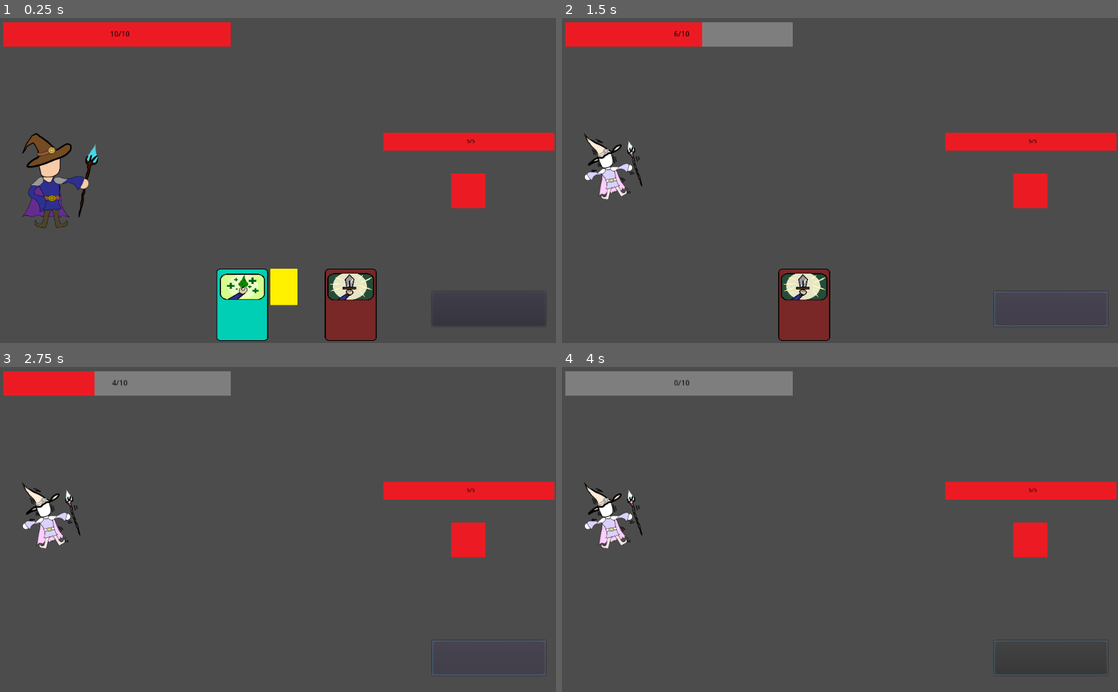
Above: before the commit, frames 1-4 (two rows, left to right).
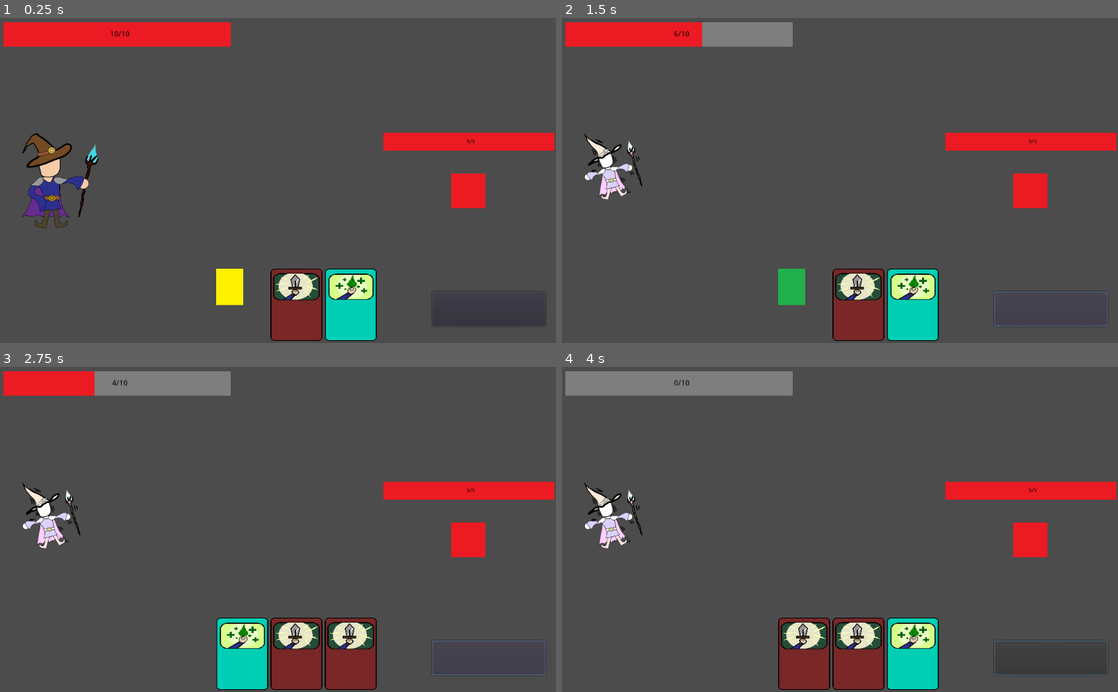
Above: after the commit, the same moments.

Repository: gologo-path/GameProject
Game: Godot game, scene res://scenes/Main.tscn
Same seed, same stepped clock (60 frames per second), same inputs: the game is played once before the commit and once after it. The engine's default icon, where the game draws it, is replaced by a stand-in: a white triangle on a blue panel in a dark square.
Inputs (mouse positions are in pixels of both pictures, inside the frame that each line leads up to):
- Up to frame 1 (0.25 s): no input
- Up to frame 2 (1.5 s): click (1051, 310) at 0.5 s; click (1051, 310) at 1.25 s
- Up to frame 3 (2.75 s): click (489, 659) at 2 s
- Up to frame 4 (4 s): tap Enter at 2.75 s; move the mouse to (962, 513) at 2.77 s; click (962, 513) at 2.92 s; tap Space at 3.5 s; move the mouse to (728, 545) at 3.52 s; click (728, 545) at 3.67 s

The runs differ from the first frame. In frame 1, 6.1% of the frame differs, in the area x 38-68%, y 77-100%; in frame 2, 6.2%; in frame 3, 6.2%; in frame 4, 6.2%.
Error before the commit: Invalid call. Nonexistent function 'get_texture_path' in base 'Nil'. (res://scripts/Card.gd:18)

Commit message:
Added discard deck, some bugs fix

Diff:
--- a/scripts/Card.gd
+++ b/scripts/Card.gd
@@ -16,3 +16,6 @@
 	self.card = card
 	scale = Vector2(0.31,0.25)
 	self.texture = load(card.get_texture_path())
+
+func get_card():
+	return card
--- a/scripts/Cards.gd
+++ b/scripts/Cards.gd
@@ -17,8 +17,11 @@
 	new_card.get_child(0).set_card(card)
 
 func clear_hand():
+	var arr = []
 	for child in get_children():
+		arr.append(child.get_child(0).get_card())
 		remove_child(child)
+	return arr
 
 func _ready():
 	pass
--- a/scripts/Deck.gd
+++ b/scripts/Deck.gd
@@ -3,13 +3,21 @@
 
 	func _init(deck):
 		self.deck = deck.duplicate(true)
+		randomize()
+		self.deck.shuffle()
 
 	func get_card():
-		randomize()
-		self.deck.shuffle()
 		if(deck.size() == 0):
 			return null
 		return deck.pop_back()
 
 	func put_card(card):
 		self.deck.append(card)
+
+	func size():
+		return deck.size()
+
+	func extend(arr):
+		deck.append_array(arr)
+		randomize()
+		self.deck.shuffle()
--- a/scripts/Main.gd
+++ b/scripts/Main.gd
@@ -18,6 +18,7 @@
 ]
 var player = preload("res://scripts/PlayerClass.gd").PlayerClass.new(10,10,cards_collection)
 var deck = preload("res://scripts/Deck.gd").DeckClass.new(cards_collection)
+var discard_deck = []
 
 func get_max_helth():
 	return player.get_max_helth()
@@ -52,6 +53,7 @@
 		$Sprite.texture = load("res://assets/animations/Player/Attack.png")
 		$Timer.start()
 		get_node("Cards").destroy_card(card.get_child_index())
+		discard_deck.append(card)
 		card = null
 		used = false
 
@@ -77,6 +79,7 @@
 
 		if used:
 			get_node("Cards").destroy_card(card.get_child_index())
+			discard_deck.append(card)
 			card = null
 			used = false
 
@@ -87,6 +90,7 @@
 
 
 func _on_Button_pressed():
+	card = null
 	if flag:
 		for enemy in get_tree().get_nodes_in_group("all_enemies"):
 			if enemy != null:
@@ -96,7 +100,13 @@
 					enemy.get_damage(-enemy.get_strenght())
 	else:
 		flag = true
-	$Cards.clear_hand()
-	$Cards.add_card(deck.get_card())
-	$Cards.add_card(deck.get_card())
-	$Cards.add_card(deck.get_card())
+	discard_deck.append_array($Cards.clear_hand())
+	var count = 3
+	var size = deck.size()
+	for i in range(0,min(size,count)):
+		$Cards.add_card(deck.get_card())
+	if size < 3:
+		deck.extend(discard_deck)
+		discard_deck.clear()
+		for i in range(0,count-size):
+			$Cards.add_card(deck.get_card())
--- a/scripts/TypeCardEnum.gd
+++ b/scripts/TypeCardEnum.gd
@@ -4,3 +4,7 @@
 	ALL,
 	ALL_ENEMIES
 }
+enum TypeDiscard{
+	SAVE,
+	BURN
+}
